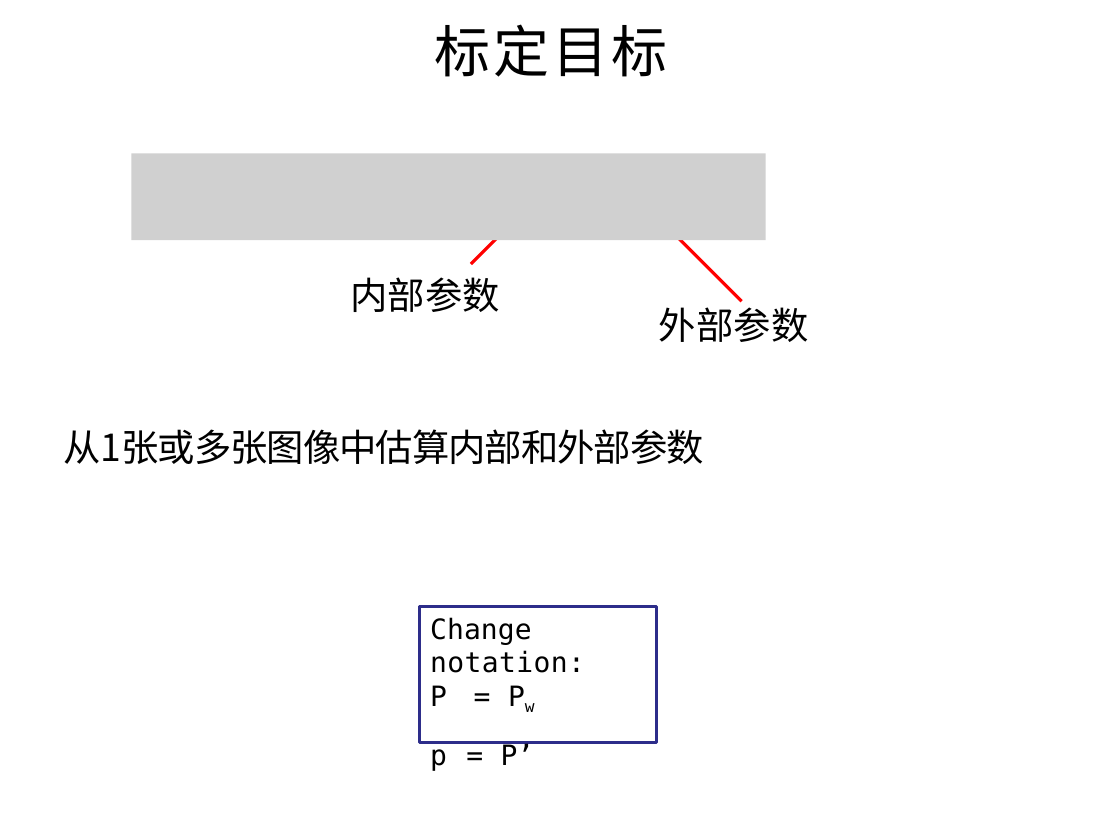
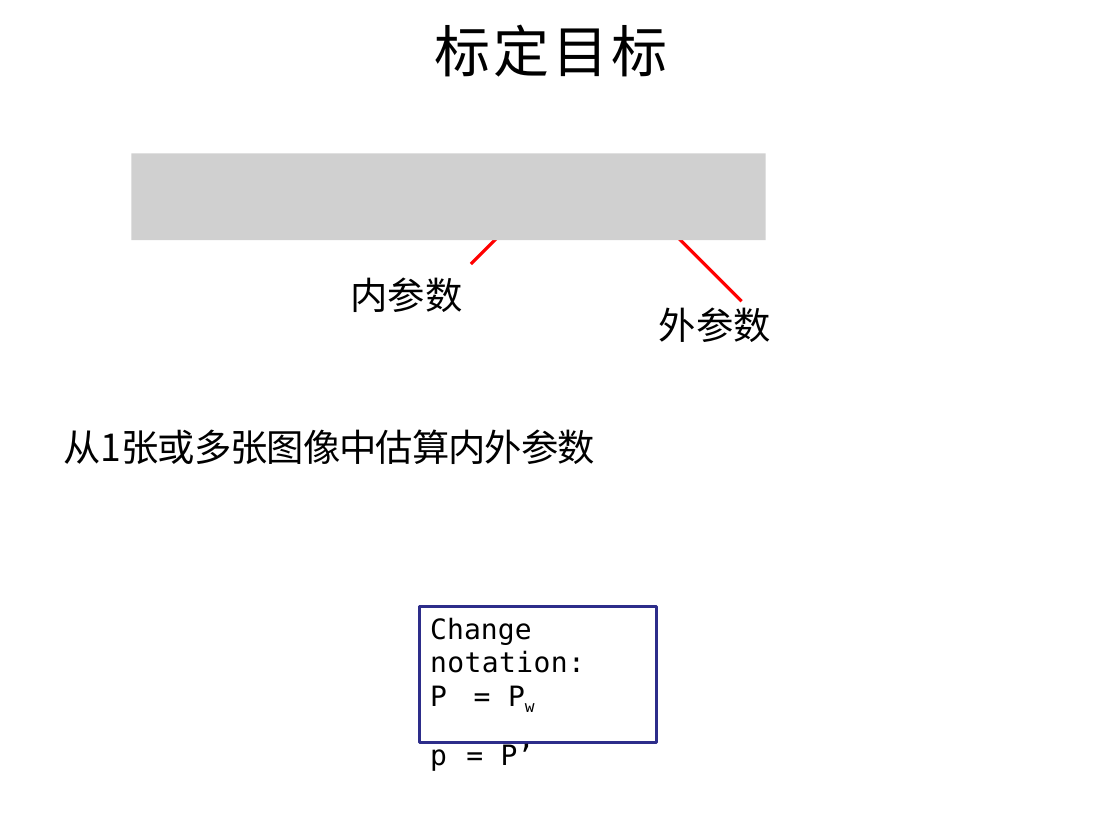
Before and after one commit to evenhax/translation_and_refining_for_cs231a, a slide deck: slide 20 of PPT231a_trans_and_refine/中文矫正版/lecture3_camera_calibration - 副本.pptx. Drawn at 1120x840 pixels with LibreOffice and Linux fonts; fonts in the diff are those of the drawing; grey boxes stand for pictures. Boxes give left, top, right and bottom in pixels: in the first picture for what was removed or moved away, otherwise in the second. Text is boxed around its words. In the diff, an @@ line names an element or a change of style, - is before the commit and + after.

```diff
--- a/PPT231a_trans_and_refine/中文矫正版/lecture3_camera_calibration - 副本.pptx
+++ b/PPT231a_trans_and_refine/中文矫正版/lecture3_camera_calibration - 副本.pptx
@@ text at [350, 277, 462, 312]: text changed @@
-内部参数
+内参数
@@ text at [659, 301, 771, 342]: text changed @@
-外部参数
+外参数
@@ text at [63, 429, 594, 464]: text changed @@
-从1张或多张图像中估算内部和外部参数
+从1张或多张图像中估算内外参数
```
Also in this commit, not shown: 13 other slides changed, 3 other files.
